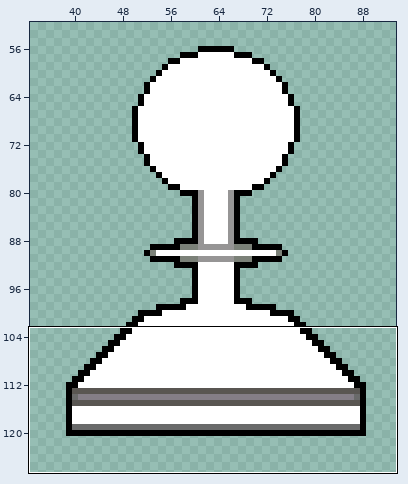
File history of a pixel-art file, aseprite/Pawn_White.aseprite. The first picture is a wide view before the edit; the outline marks the close-up.
Close-up. The starting point:
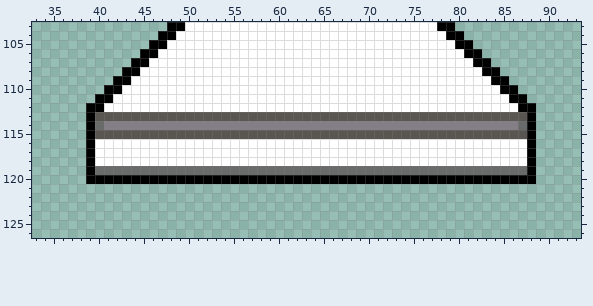
128x128 pixels, 1 frame. Shown: x 33..93, y 103..126. The wide view leaves out empty margins.
The result:
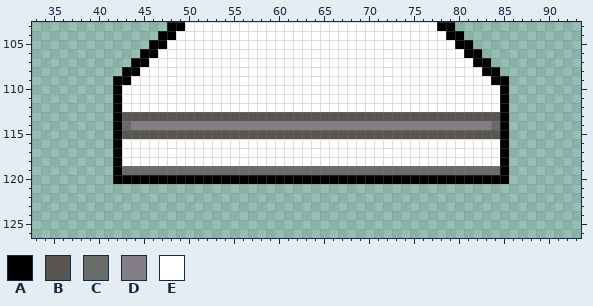
Palette (. is transparent): A #000000  B #595652  C #696a6a  D #847e87  E #ffffff
From old to new:
{"y":110,"x":41,"old":"A","new":"."}
{"y":110,"x":86,"old":"A","new":"."}
{"y":111,"x":40,"old":"AAE","new":"..A"}
{"y":111,"x":85,"old":"EAA","new":"A.."}
{"y":112,"x":39,"old":"AAEE","new":"...A"}
{"y":112,"x":85,"old":"EEAA","new":"A..."}
{"y":113,"x":39,"old":"ABBB","new":"...A"}
{"y":113,"x":85,"old":"BBBA","new":"A..."}
{"y":114,"x":39,"old":"ACDDD","new":"...AC"}
{"y":114,"x":84,"old":"DDDCA","new":"CA..."}
{"y":115,"x":39,"old":"ABBB","new":"...A"}
{"y":115,"x":85,"old":"BBBA","new":"A..."}
{"y":116,"x":39,"old":"AEEE","new":"...A"}
{"y":116,"x":85,"old":"EEEA","new":"A..."}
{"y":117,"x":39,"old":"AEEE","new":"...A"}
{"y":117,"x":85,"old":"EEEA","new":"A..."}
{"y":118,"x":39,"old":"AEEE","new":"...A"}
{"y":118,"x":85,"old":"EEEA","new":"A..."}
{"y":119,"x":39,"old":"ACCC","new":"...A"}
{"y":119,"x":85,"old":"CCCA","new":"A..."}
{"y":120,"x":39,"old":"AAA","new":"..."}
{"y":120,"x":86,"old":"AAA","new":"..."}
{"label":"changed","picture_box":[86,85,131,184]}
{"label":"changed","picture_box":[491,85,536,184]}
